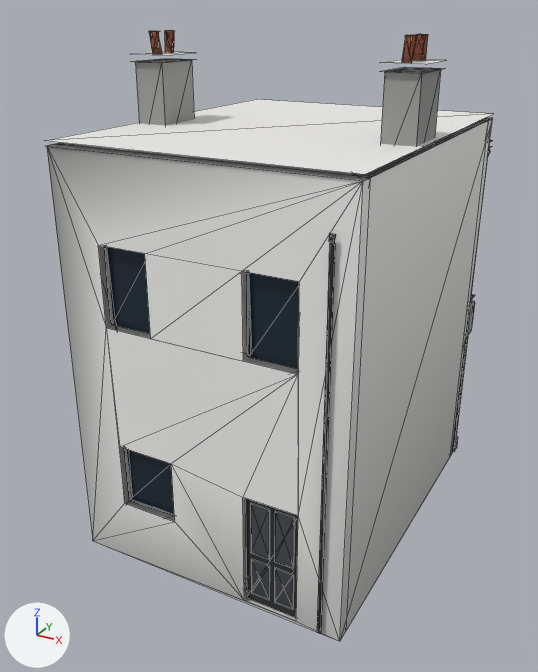
What one commit did to the glTF model game/assets/world/kits/street_fronts/barber-shop_lod1.glb.
Before and after are seen from a 50 mm camera at (5.4, -13.51, 9.43) aimed at (-0.87, -2.11, 3.73). Arrows for +X, +Y and +Z are at lower left; the lights stay in place. The picture after the commit comes second. Mesh edges are drawn as thin lines. Vertices at exactly the same position are counted once.

Objects in the first picture: 'barber-shop_lod1'.
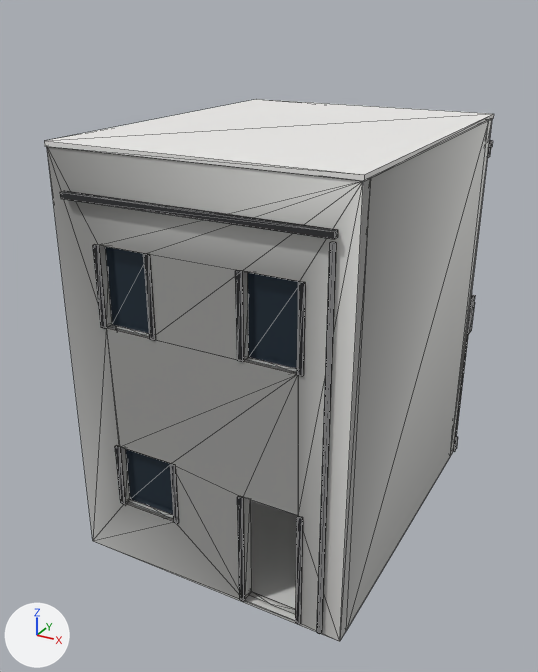
Diff of the bpy script that builds the scene:
```diff
--- a/game/assets/world/kits/street_fronts/barber-shop_lod1.glb.py
+++ b/game/assets/world/kits/street_fronts/barber-shop_lod1.glb.py
@@ me_barber_shop_lod1 @@
 # used by ob_barber_shop_lod1; location = (0.0, 0.0, 0.0)
-me_barber_shop_lod1.from_pydata(...)  # 808 vertices, 595 faces; spans x -3.23..2.04, y -5.07..1.97, z 0.0..9.09
+me_barber_shop_lod1.from_pydata(...)  # 662 vertices, 925 faces; spans x -3.22..2.04, y -5.09..1.89, z 0.0..7.58
+# me_barber_shop_lod1 part 1: a new loose piece, a box spanning x -2.895..1.705, y -5.085..-4.975, z 6.75..6.85, in mat_m_flat
+# me_barber_shop_lod1 part 2: 89 loose pieces with 461 vertices, spanning x -3.23..1.99, y -5.07..1.97, z 0.0..9.09, are deleted
+# me_barber_shop_lod1 part 3: 3 vertices moved from x -2.8..-1.57, y 1.45..1.55, z 0.62..2.95 to x -2.8..-1.56, y 1.46..1.55, z 0.62..2.95; 81 vertices removed from x -3.2..2.03, y -5.03..1.75, z 0.0..7.5; 350 vertices added at x -3.19..2.0, y -5.04..1.75, z 0.0..7.5
+# me_barber_shop_lod1 part 4: 24 vertices added at x -2.38..-1.12, y -4.98..-4.89, z 1.2..2.4
+# me_barber_shop_lod1 part 5: 50 kept faces spanning x -3.22..2.02, y -4.97..1.57, z 0.0..7.5 get new vertex colours
+# other edits to the shape of me_barber_shop_lod1 do not show in these pictures
 me_barber_shop_lod1.materials.append(mat_m_flat)
```

What differs and where, as boxes [x1, y1, x2, y2] in the pictures (538 x 672 px):
'barber-shop_lod1', reshaped (11% shorter): before [46, 30, 493, 641]; after [44, 99, 494, 641]
part 1 of me_barber_shop_lod1, added: after [60, 191, 338, 239]
part 2 of me_barber_shop_lod1, deleted: before [104, 30, 445, 617]
part 3 of me_barber_shop_lod1, built on (mostly hidden afterwards): before [54, 119, 493, 641]; after [93, 122, 492, 634]
part 4 of me_barber_shop_lod1, added: after [115, 446, 178, 524]
part 5 of me_barber_shop_lod1, recoloured (darker): before [47, 118, 492, 635]; after [47, 146, 363, 635]
